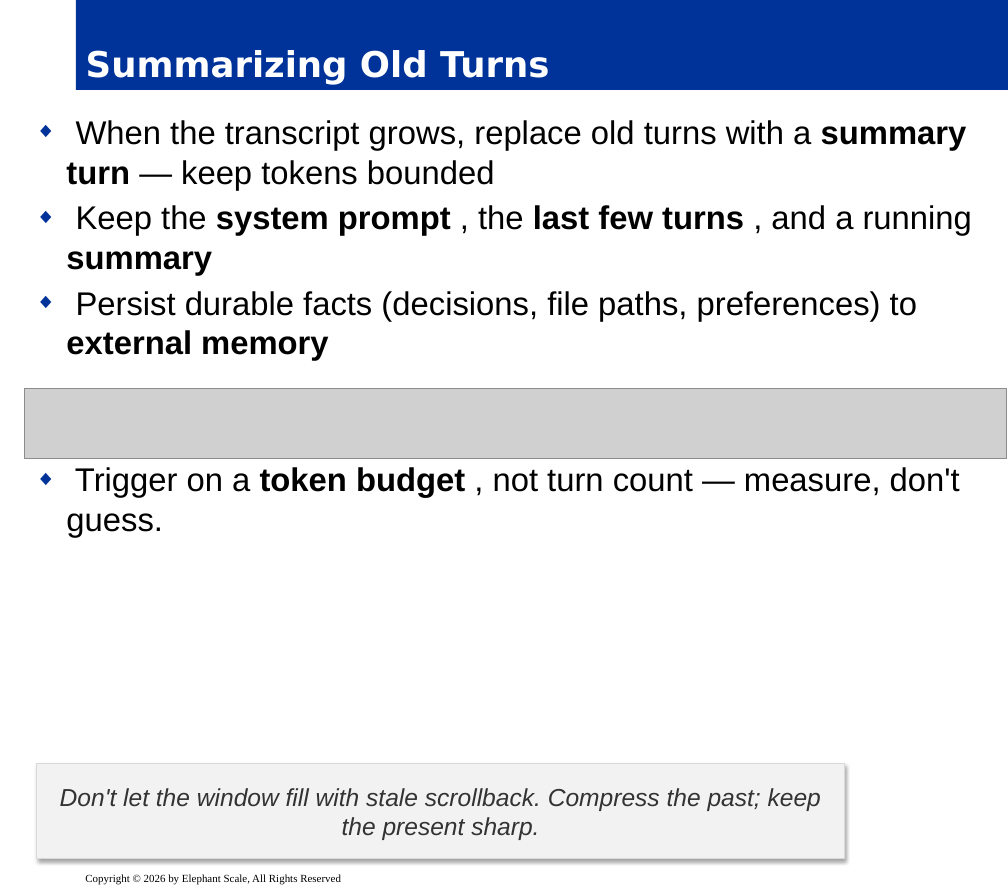
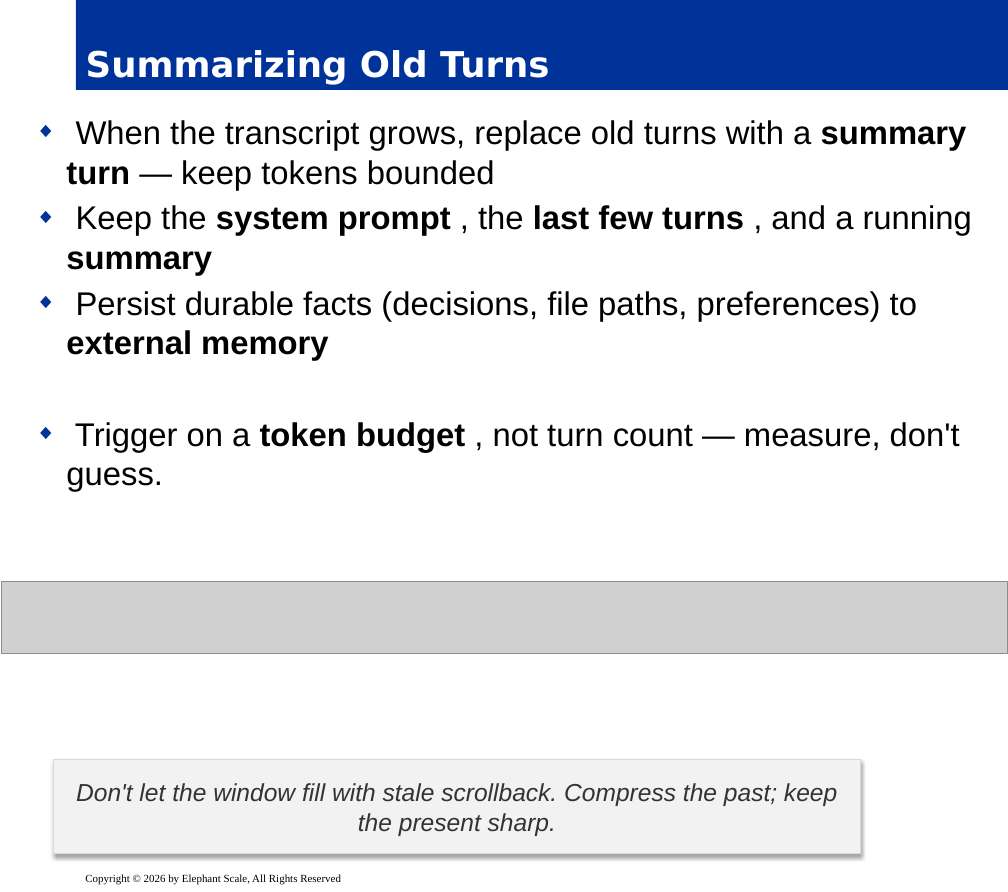
Before and after one commit to elephantscale/Building-Agentic-AI, a slide deck: slide 10 of slides/release/11-claude-agents.pptx. Drawn at 1008x892 pixels with LibreOffice and Linux fonts; fonts in the diff are those of the drawing; grey boxes stand for pictures; background and template pictures are left out. Boxes give left, top, right and bottom in pixels: in the first picture for what was removed or moved away, otherwise in the second. Text is boxed around its words. In the diff, an @@ line names an element or a change of style, - is before the commit and + after.

```diff
--- a/slides/release/11-claude-agents.pptx
+++ b/slides/release/11-claude-agents.pptx
@@ text "When the transcript grows, replace ..." rewrapped from box(66, 120, 972, 538) to box(66, 120, 972, 492) @@
@@ picture: place and size @@
-picture at box(25, 389, 1007, 459)
+picture at box(1, 582, 1008, 654)
@@ rectangle "Don't let the window fill ...": place and size @@
-rectangle "Don't let the window fill ..." at box(37, 764, 845, 859)
+rectangle "Don't let the window fill ..." at box(53, 760, 860, 855)
```
Also in this commit, not shown: 12 other slides changed.
